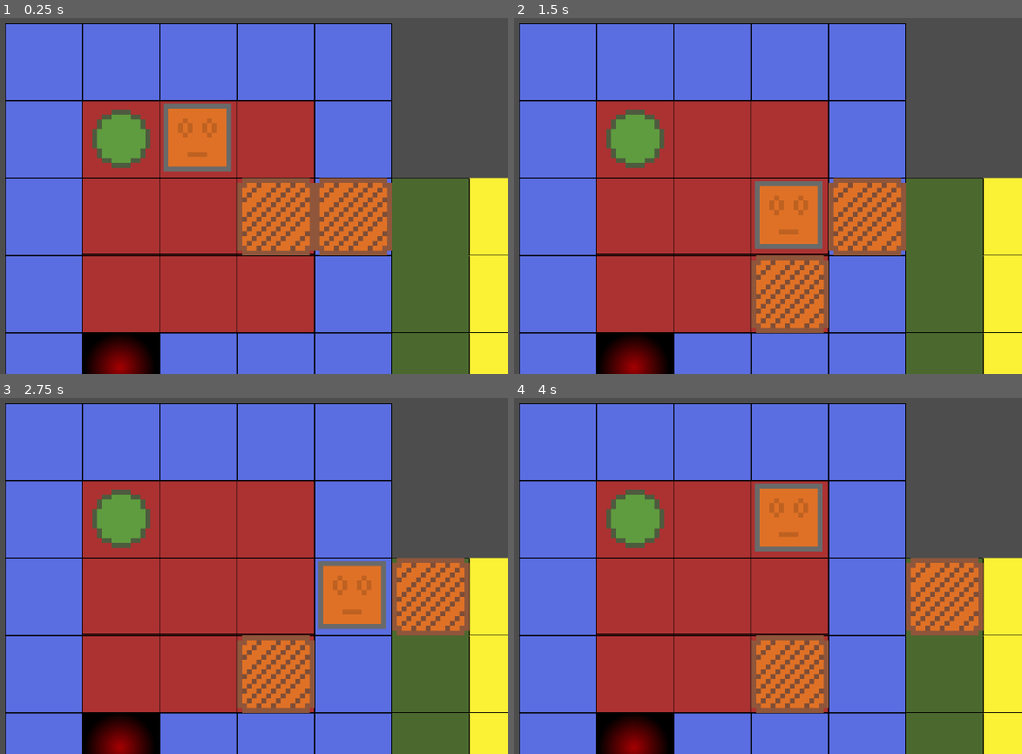
Above: before the commit, frames 1-4 (two rows, left to right).
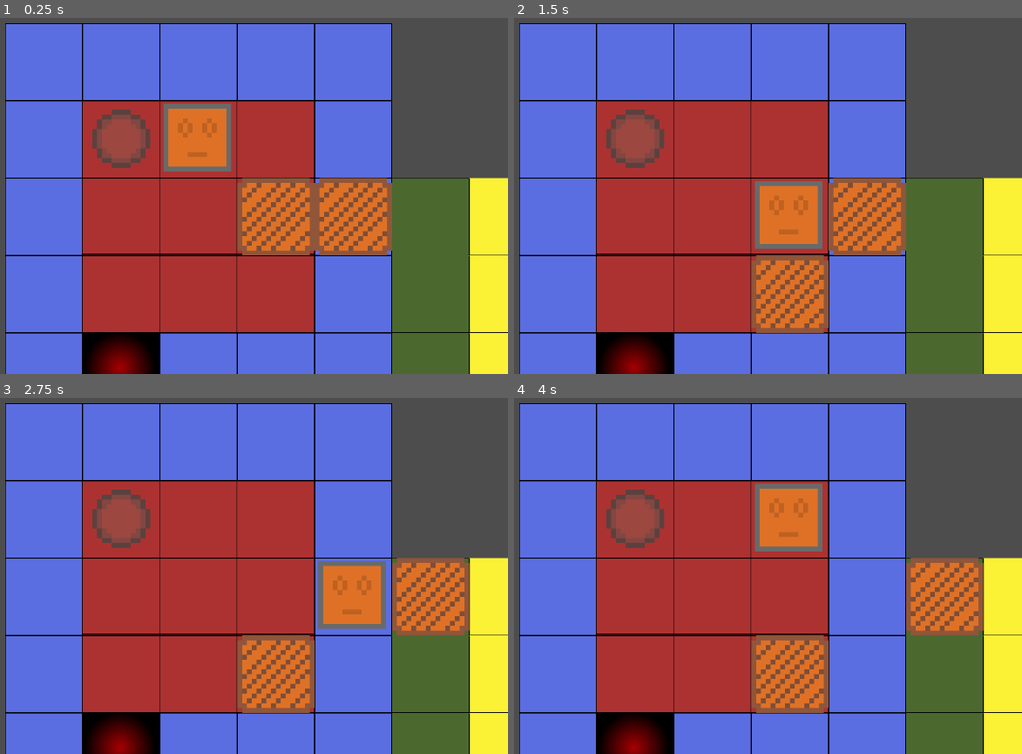
Above: after the commit, the same moments.

Repository: Crizomb/TrucMhajong
Game: Godot game, scene res://scenes/main_clementb.tscn
Two runs of this game, one before a commit and one after it. Both use one fixed random seed, a clock stepped at 60 frames per second and the inputs below. This scene is started directly instead of the project's main scene.
Inputs:
- Up to frame 1 (0.25 s): no input
- Up to frame 2 (1.5 s): tap Enter at 0.5 s; hold D (Right) 0.53-1.28 s; tap K (MaSuperActionDeTest) at 0.6 s; tap Space at 1.25 s; hold S (Down) from 1.28 s (still down); tap Shift (ToggleCrouch) at 1.35 s
- Up to frame 3 (2.75 s): tap Enter at 2 s; release S (Down) at 2.03 s; hold D (Right) from 2.03 s (still down); tap K (MaSuperActionDeTest) at 2.1 s
- Up to frame 4 (4 s): tap Space at 2.75 s; release D (Right) at 2.78 s; hold W (Up) 2.78-3.53 s; tap Shift (ToggleCrouch) at 2.85 s; tap Enter at 3.5 s; hold A (Left) from 3.53 s (still down); tap K (MaSuperActionDeTest) at 3.6 s

The runs differ from the first frame. In frame 1, 1.4% of the frame differs, in the area x 18-30%, y 25-42%; in frame 2, 1.4%; in frame 3, 1.4%; in frame 4, 1.4%.

Commit message:
vert = mort

Diff:
--- a/entities/button/button.gd
+++ b/entities/button/button.gd
@@ -9,14 +9,11 @@
 @onready var button_off: Sprite2D = $ButtonOff
 @onready var button_on: Sprite2D = $ButtonOn
 
-
 func _on_area_entered(area: Area2D) -> void:
 	button_off.visible = false
 	button_on.visible = true
 	button_pressed.emit()
 
-
-
 func _on_area_exited(area: Area2D) -> void:
 	button_unpressed.emit()
 	button_off.visible = true
--- a/entities/tilemap/tile_map_logic.gd
+++ b/entities/tilemap/tile_map_logic.gd
@@ -3,7 +3,7 @@
 
 
 enum CaseColor {NULL, BLUE, GREEN, RED, YELLOW}
-var CaseDict : Dictionary[Vector2i, CaseColor] = {Vector2i(3, 0) : CaseColor.GREEN, Vector2i(5, 0): CaseColor.BLUE}
+var CaseDict : Dictionary[Vector2i, CaseColor] = {Vector2i(3, 0) : CaseColor.RED, Vector2i(4, 0): CaseColor.BLUE, Vector2i(5, 0): CaseColor.GREEN, Vector2i(3, 1): CaseColor.YELLOW}
 
 func get_player_case_color(position: Vector2) -> CaseColor:
 	var player_int_pos := local_to_map(position)
@@ -27,6 +27,9 @@
 func _on_player_moved(_direction, player_position):
 	print("player moved")
 	var color := get_player_case_color(player_position)
+	if color == CaseColor.GREEN:
+		Global.kill_player.emit(Global.DeathReason.GREEN_GROUND)
+
 	if color == current_color:
 		count_color += 1;
 		print(count_color)
@@ -35,4 +38,4 @@
 	current_color = color
 
 	if count_color >= 4+1:
-		Global.kill_player.emit()
+		Global.kill_player.emit(Global.DeathReason.FIVE_MOVEMENTS_SAME_COLOR)
--- a/global.gd
+++ b/global.gd
@@ -41,7 +41,9 @@
 
 enum DeathReason {
 	FIVE_MOVEMENTS_SAME_DIRECTION,
-	TWENTY_FIVE_MOVEMENTS
+	TWENTY_FIVE_MOVEMENTS,
+	GREEN_GROUND,
+	FIVE_MOVEMENTS_SAME_COLOR
 };
 
 signal player_moved;
Not shown: 1 places in entities/button/button.tscn that only renumber resources
